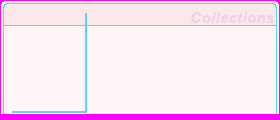
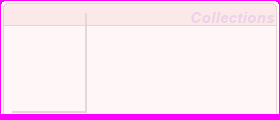
Before/after of a 280 × 120 layered artwork. What changed in the layer stack:
hid "lines" over bbox(3, 3, 277, 114)